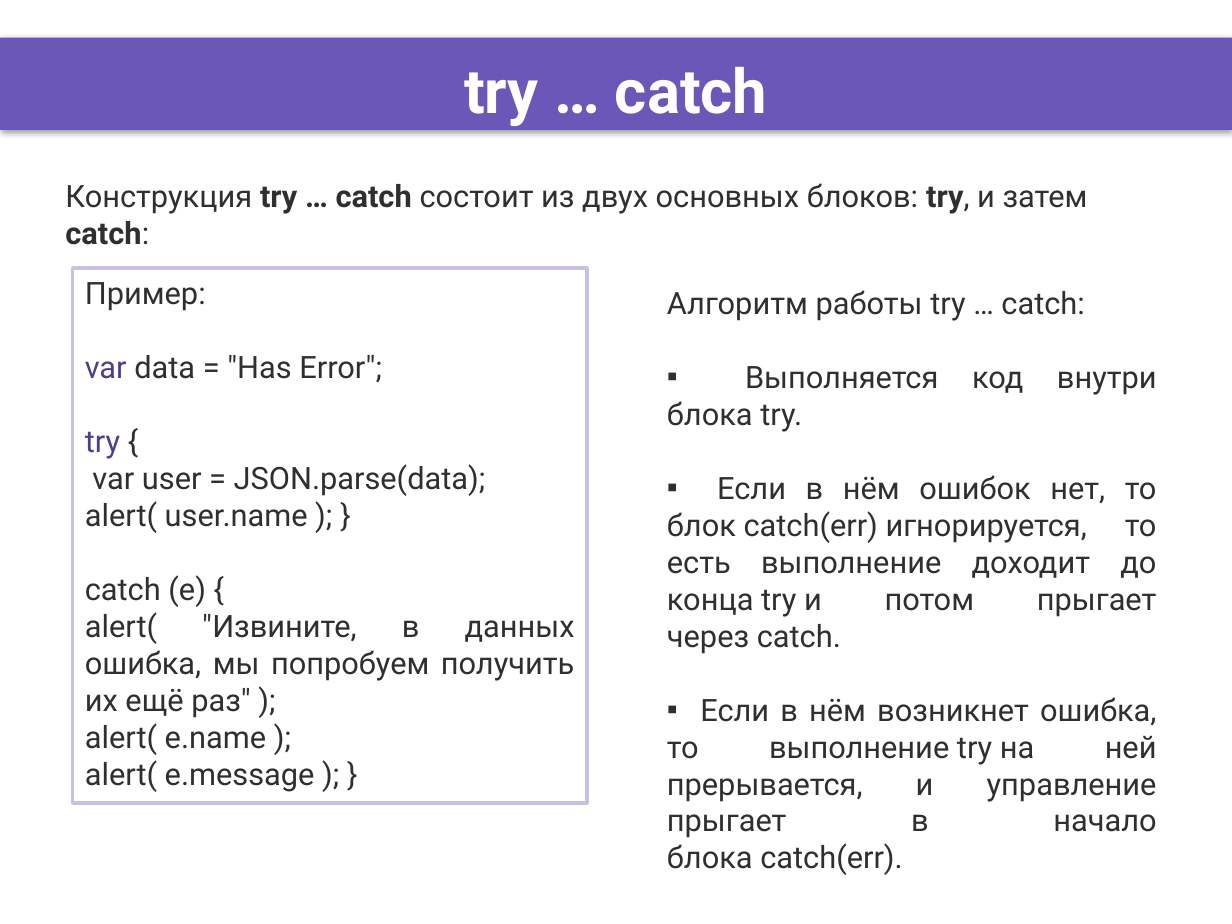
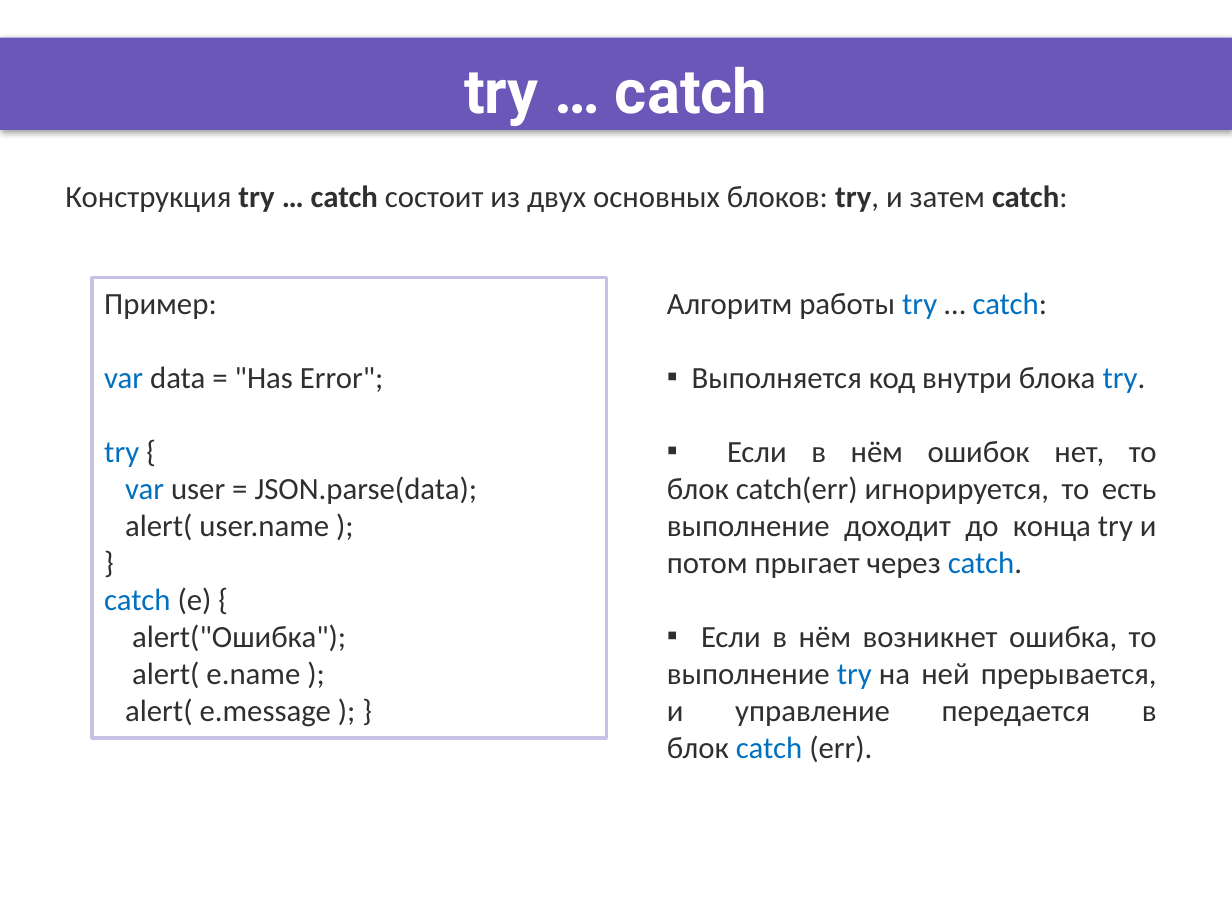
Before and after one commit to DinamickaDevelopment/ignite, a slide deck: slide 6 of JS/005_lesson/Presentation/Other_Js_possibilities.pptx. Drawn at 1232x924 pixels with LibreOffice and Linux fonts; fonts in the diff are those of the drawing; background and template pictures are left out. Boxes give left, top, right and bottom in pixels: in the first picture for what was removed or moved away, otherwise in the second. Text is boxed around its words. In the diff, an @@ line names an element or a change of style, - is before the commit and + after.

```diff
--- a/JS/005_lesson/Presentation/Other_Js_possibilities.pptx
+++ b/JS/005_lesson/Presentation/Other_Js_possibilities.pptx
@@ text "Конструкция try … catch состоит ..." at <box>65,185,1068,212</box>: font Roboto to Calibri @@
@@ rectangle "Пример:": place and size @@
-rectangle "Пример:" at <box>73,269,586,803</box>
+rectangle "Пример:" at <box>92,277,606,738</box>
@@ text in rectangle at <box>104,294,383,727</box>: font Roboto to Calibri in "Пример:", "var data = "Has Error";", "try {", "catch (e) {" and 2 more places; text colour #4D3D8E to #0070C0 in "var", "try"; text colour #2F2F2F to #0070C0 in "catch" @@
@@ text at <box>667,292,1157,578</box>: font Roboto to Calibri in "Алгоритм работы try … catch:", "Выполняется код внутри блока try.", "Если в нём ошибок нет, то блок ..."; text colour #2F2F2F to #0070C0 in "try catch:", "try.", "catch." @@
@@ text in rectangle at <box>125,476,478,540</box>: text changed; font Roboto to Calibri @@
-var user = JSON.parse(data); alert( user.name ); }
+var user = JSON.parse(data);
+alert( user.name );
+}
@@ text in rectangle at <box>132,624,346,651</box>: text changed; font Roboto to Calibri @@
-alert( "Извините, в данных ошибка, мы попробуем получить их ещё раз" );
+alert("Ошибка");
@@ text at <box>667,626,1157,762</box>: text changed; font Roboto to Calibri @@
-▪ Если в нём возникнет ошибка, то выполнение try на ней прерывается, и управление прыгает в начало блока catch(err).
+▪ Если в нём возникнет ошибка, то выполнение try на ней прерывается, и управление передается в блок catch (err).
```
Also in this commit, not shown: 5 other slides changed, 10 other files.
